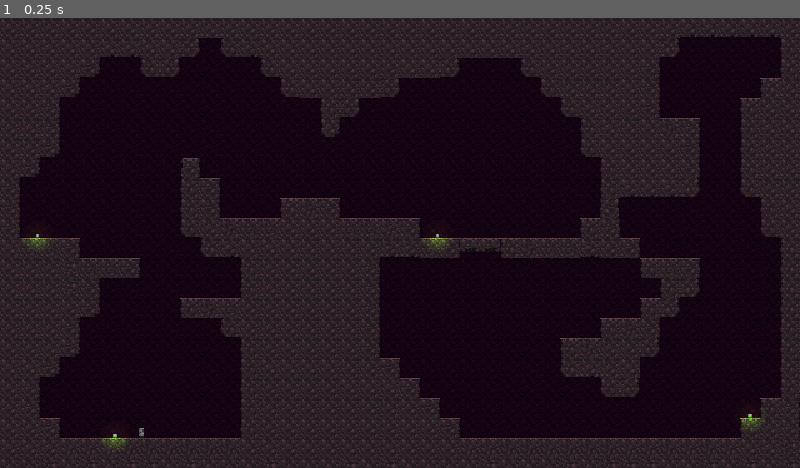
Above: before the commit, frame 1.
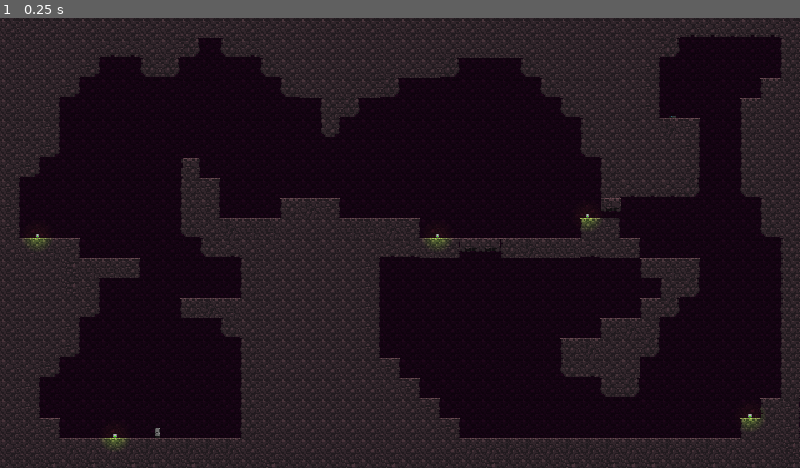
Above: after the commit, the same moment.

Repository: fatnic/rename-me
Game: Godot game, scene res://scenes/main.tscn
Same seed, same stepped clock (60 frames per second), same inputs: the game is played once before the commit and once after it. Sound files missing from this copy of the repository are replaced by a short silence.
Inputs:
- Up to frame 1 (0.25 s): no input

The runs differ from the first frame. In frame 1, 0.1% of the frame differs, in the area x 17-85%, y 21-94%.

Commit message:
added a radio beacon

Diff:
--- /dev/null
+++ b/entities/blackbox.gd
@@ -0,0 +1,14 @@
+extends Sprite
+
+export (bool) var collect = true
+
+func _ready():
+	$AnimationPlayer.play("light_flash")
+
+
+func on_collect(collector):
+	$radio.play()
+	$interactable.collect = false
+	$AnimationPlayer.stop()
+	remove_child($glow)
+	remove_child($red_light)
--- /dev/null
+++ b/entities/blackbox.tscn
@@ -0,0 +1,102 @@
+[gd_scene load_steps=8 format=2]
+
+[ext_resource path="res://assets/images/blackbox.png" type="Texture" id=1]
+[ext_resource path="res://entities/blackbox.gd" type="Script" id=2]
+[ext_resource path="res://assets/images/single_pixel.png" type="Texture" id=3]
+[ext_resource path="res://entities/nodes/interactable.tscn" type="PackedScene" id=4]
+[ext_resource path="res://assets/sounds/radio.ogg" type="AudioStream" id=5]
+[ext_resource path="res://assets/images/lighting.png" type="Texture" id=6]
+
+[sub_resource type="Animation" id=1]
+
+resource_name = "light_flash"
+length = 2.0
+loop = true
+step = 0.1
+tracks/0/type = "value"
+tracks/0/path = NodePath("red_light:modulate")
+tracks/0/interp = 1
+tracks/0/loop_wrap = true
+tracks/0/imported = false
+tracks/0/enabled = true
+tracks/0/keys = {
+"times": PoolRealArray( 0, 0.2, 1.8, 2 ),
+"transitions": PoolRealArray( 1, 1, 1, 1 ),
+"update": 0,
+"values": [ Color( 0.917969, 0.103989, 0.103989, 1 ), Color( 0.917969, 0.103989, 0.103989, 0 ), Color( 0.917969, 0.103989, 0.103989, 0 ), Color( 0.917969, 0.103989, 0.103989, 1 ) ]
+}
+tracks/1/type = "value"
+tracks/1/path = NodePath("glow:energy")
+tracks/1/interp = 1
+tracks/1/loop_wrap = true
+tracks/1/imported = false
+tracks/1/enabled = true
+tracks/1/keys = {
+"times": PoolRealArray( 0, 0.2, 1.8, 2 ),
+"transitions": PoolRealArray( 1, 1, 1, 1 ),
+"update": 0,
+"values": [ 1.5, 0.05, 0.05, 1.5 ]
+}
+
+[node name="blackbox" type="Sprite" index="0"]
+
+texture = ExtResource( 1 )
+script = ExtResource( 2 )
+collect = true
+
+[node name="red_light" type="Sprite" parent="." index="0"]
+
+modulate = Color( 0.917969, 0.103989, 0.103989, 1 )
+position = Vector2( -1, -0.5 )
+texture = ExtResource( 3 )
+_sections_unfolded = [ "Transform", "Visibility" ]
+
+[node name="interactable" parent="." index="1" instance=ExtResource( 4 )]
+
+visible = false
+
+[node name="radio" type="AudioStreamPlayer" parent="." index="2"]
+
+stream = ExtResource( 5 )
+volume_db = 0.0
+pitch_scale = 1.0
+autoplay = false
+mix_target = 0
+bus = "Master"
+
+[node name="glow" type="Light2D" parent="." index="3"]
+
+position = Vector2( -1, -1 )
+enabled = true
+editor_only = false
+texture = ExtResource( 6 )
+offset = Vector2( 0, 0 )
+texture_scale = 0.2
+color = Color( 0.894531, 0.171219, 0.171219, 1 )
+energy = 1.5
+mode = 0
+range_height = 0.0
+range_z_min = -1024
+range_z_max = 1024
+range_layer_min = 0
+range_layer_max = 0
+range_item_cull_mask = 11
+shadow_enabled = false
+shadow_color = Color( 0, 0, 0, 0 )
+shadow_buffer_size = 2048
+shadow_gradient_length = 0.0
+shadow_filter = 0
+shadow_filter_smooth = 0.0
+shadow_item_cull_mask = 1
+_sections_unfolded = [ "Range" ]
+
+[node name="AnimationPlayer" type="AnimationPlayer" parent="." index="4"]
+
+root_node = NodePath("..")
+autoplay = ""
+playback_process_mode = 1
+playback_default_blend_time = 0.0
+playback_speed = 1.5
+anims/light_flash = SubResource( 1 )
+blend_times = [  ]
+_sections_unfolded = [ "Playback Options" ]
--- a/entities/block_destructed.tscn
+++ b/entities/block_destructed.tscn
@@ -1,6 +1,6 @@
 [gd_scene load_steps=26 format=2]
 
-[ext_resource path="res://entities/block_destructed.gd" type="Script" id=1]
+[ext_resource path="res://scripts/block_destructed.gd" type="Script" id=1]
 [ext_resource path="res://assets/images/rock_tiles.png" type="Texture" id=2]
 
 [sub_resource type="RectangleShape2D" id=1]
--- a/entities/fuel_cell_small.tscn
+++ b/entities/fuel_cell_small.tscn
@@ -4,14 +4,14 @@
 [ext_resource path="res://assets/images/fuel_cell_small.png" type="Texture" id=2]
 [ext_resource path="res://assets/images/lighting.png" type="Texture" id=3]
 [ext_resource path="res://entities/nodes/interactable.tscn" type="PackedScene" id=4]
-[ext_resource path="res://assets/sounds/pour.ogg" type="AudioStream" id=5]
+[ext_resource path="res://assets/sounds/pump.ogg" type="AudioStream" id=5]
 
 [sub_resource type="RectangleShape2D" id=1]
 
 custom_solver_bias = 0.0
 extents = Vector2( 1.5, 1.5 )
 
-[node name="fuel_cell_small" type="RigidBody2D" groups=[
+[node name="fuel_cell_small" type="RigidBody2D" index="0" groups=[
 "fuel",
 "explosive",
 ]]
@@ -37,7 +37,6 @@
 angular_damp = -1.0
 script = ExtResource( 1 )
 _sections_unfolded = [ "Collision", "Visibility" ]
-interact_radius = 6
 collect = true
 grapple = true
 fuel_amount = 10
--- a/entities/nodes/interactable.tscn
+++ b/entities/nodes/interactable.tscn
@@ -21,6 +21,7 @@
 audio_bus_name = "Master"
 script = ExtResource( 1 )
 _sections_unfolded = [ "Collision", "Pickable" ]
+interact_radius = 10
 
 [node name="CollisionShape2D" type="CollisionShape2D" parent="." index="0"]
 
--- a/entities/nodes/rope_segment.tscn
+++ /dev/null
@@ -1,48 +0,0 @@
-[gd_scene load_steps=3 format=2]
-
-[ext_resource path="res://assets/images/rope_segment.png" type="Texture" id=1]
-
-[sub_resource type="CapsuleShape2D" id=1]
-
-custom_solver_bias = 0.0
-radius = 0.5
-height = 2.0
-
-[node name="rope_segment" type="RigidBody2D"]
-
-input_pickable = false
-collision_layer = 32
-collision_mask = 17
-mode = 0
-mass = 0.05
-friction = 1.0
-bounce = 0.0
-gravity_scale = 1.0
-custom_integrator = false
-continuous_cd = 0
-contacts_reported = 0
-contact_monitor = false
-sleeping = false
-can_sleep = true
-linear_velocity = Vector2( 0, 0 )
-linear_damp = -1.0
-angular_velocity = 0.0
-angular_damp = -1.0
-_sections_unfolded = [ "Collision" ]
-
-[node name="Sprite" type="Sprite" parent="." index="0"]
-
-texture = ExtResource( 1 )
-
-[node name="CollisionShape2D" type="CollisionShape2D" parent="." index="1"]
-
-shape = SubResource( 1 )
-
-[node name="rope_joint" type="PinJoint2D" parent="." index="2"]
-
-position = Vector2( 0, 1 )
-node_a = NodePath("..")
-node_b = NodePath("")
-bias = 0.9
-disable_collision = true
-softness = 0.1
--- a/scenes/level_001.tscn
+++ b/scenes/level_001.tscn
@@ -4,7 +4,7 @@
 [ext_resource path="res://entities/block_destructable.tscn" type="PackedScene" id=2]
 [ext_resource path="res://entities/fuel_cell_small.tscn" type="PackedScene" id=3]
 
-[node name="level_001" type="Node2D"]
+[node name="level_001" type="Node2D" index="0"]
 
 _sections_unfolded = [ "Visibility" ]
 
@@ -56,7 +56,7 @@
 collision_mask = 1
 occluder_light_mask = 1
 format = 1
-tile_data = PoolIntArray( 0, 7, 0, 1, 7, 0, 2, 7, 0, 3, 7, 0 …(2370 unchanged characters)… , 1, 0, 589839, 2, 0, 589840, 5, 0, 589854, 536870923, 0, 589862, 9, 0, 589863, 7, 0, 655360, 6, 0, 65 …(3926 unchanged characters)…
+tile_data = PoolIntArray( 0, 7, 0, 1, 7, 0, 2, 7, 0, 3, 7, 0 …(2370 unchanged characters)… , 1, 0, 589839, 2, 0, 589840, 5, 0, 589862, 9, 0, 589863, 7, 0, 655360, 6, 0, 65 …(3926 unchanged characters)…
 _sections_unfolded = [ "Cell", "Collision", "Occluder", "Transform", "Visibility", "Z Index" ]
 
 [node name="block_destructable" parent="." index="2" instance=ExtResource( 2 )]
@@ -67,22 +67,28 @@
 
 position = Vector2( 392, 184 )
 
-[node name="interactables" type="Node2D" parent="." index="4"]
+[node name="block_destructable3" parent="." index="4" instance=ExtResource( 2 )]
 
-editor/display_folded = true
+position = Vector2( 489, 152 )
+
+[node name="interactables" type="Node2D" parent="." index="5"]
 
 [node name="fuel_cell_small" parent="interactables" index="0" instance=ExtResource( 3 )]
 
 position = Vector2( 350, 174 )
 
-[node name="fuel_cell_small2" parent="interactables" index="1" instance=ExtResource( 3 )]
+[node name="fuel_cell_small5" parent="interactables" index="1" instance=ExtResource( 3 )]
+
+position = Vector2( 470, 158 )
+
+[node name="fuel_cell_small2" parent="interactables" index="2" instance=ExtResource( 3 )]
 
 position = Vector2( 30, 174 )
 
-[node name="fuel_cell_small3" parent="interactables" index="2" instance=ExtResource( 3 )]
+[node name="fuel_cell_small3" parent="interactables" index="3" instance=ExtResource( 3 )]
 
 position = Vector2( 92, 334 )
 
-[node name="fuel_cell_small4" parent="interactables" index="3" instance=ExtResource( 3 )]
+[node name="fuel_cell_small4" parent="interactables" index="4" instance=ExtResource( 3 )]
 
 position = Vector2( 600, 317 )
--- a/scenes/main.gd
+++ b/scenes/main.gd
@@ -5,7 +5,6 @@
 
 func _ready():
 	add_signals_from_group("explosive", self, "spawn_explosion")
-	$AudioStreamPlayer.play()
 
 
 func _process(delta):
--- a/scenes/main.tscn
+++ b/scenes/main.tscn
@@ -1,11 +1,12 @@
-[gd_scene load_steps=5 format=2]
+[gd_scene load_steps=6 format=2]
 
 [ext_resource path="res://scenes/main.gd" type="Script" id=1]
 [ext_resource path="res://scenes/level_001.tscn" type="PackedScene" id=2]
 [ext_resource path="res://entities/ship_one.tscn" type="PackedScene" id=3]
 [ext_resource path="res://assets/sounds/horror_bg.ogg" type="AudioStream" id=4]
+[ext_resource path="res://entities/blackbox.tscn" type="PackedScene" id=5]
 
-[node name="main" type="Node2D" index="0"]
+[node name="main" type="Node2D"]
 
 script = ExtResource( 1 )
 
@@ -15,13 +16,17 @@
 
 [node name="ship_one" parent="." index="1" instance=ExtResource( 3 )]
 
-position = Vector2( 113, 332 )
+position = Vector2( 126, 330 )
 
-[node name="AudioStreamPlayer" type="AudioStreamPlayer" parent="." index="2"]
+[node name="background_music" type="AudioStreamPlayer" parent="." index="2"]
 
 stream = ExtResource( 4 )
 volume_db = -6.0
 pitch_scale = 1.0
-autoplay = false
+autoplay = true
 mix_target = 0
 bus = "Master"
+
+[node name="blackbox" parent="." index="3" instance=ExtResource( 5 )]
+
+position = Vector2( 538, 79 )
--- a/scripts/fuel_cell_small.gd
+++ b/scripts/fuel_cell_small.gd
@@ -1,9 +1,8 @@
 extends RigidBody2D
 
 ## Interactable variables
-export (int) var interact_radius = 6
 export (bool) var collect = true
-export (bool) var grapple = false
+export (bool) var grapple = true
 var grappled_by = null
 
 export (int) var fuel_amount = 10
--- a/scripts/interactable.gd
+++ b/scripts/interactable.gd
@@ -3,6 +3,7 @@
 var parent = null
 
 var interacting = null
+export (int) var interact_radius = 10
 
 var collect = false
 var grapple = false
@@ -10,11 +11,9 @@
 
 func _ready():
 
+	$CollisionShape2D.shape.radius = interact_radius
+
 	parent = get_parent()
-
-	if parent.get("interact_radius"):
-		$CollisionShape2D.shape.radius = parent.interact_radius
-
 	_check_parent_var("collect")
 	_check_parent_var("grapple")
 
@@ -39,8 +38,8 @@
 
 
 func _on_interactable_body_entered(body):
+#	print("%s is interacting with %s" % [body.get_name(), parent.get_name()])
 	interacting = body
-#	print("%s is interacting with %s" % [body.get_name(), parent.get_name()])
 
 
 func _on_interactable_body_exited(body):
Binary file added: assets/images/blackbox.png
Not shown, added: assets/images/blackbox.png.import
Binary file added: assets/images/single_pixel.png
Not shown, added: assets/images/single_pixel.png.import
Not shown, added: assets/sounds/radio.ogg.import
Renamed: entities/block_destructed.gd -> scripts/block_destructed.gd
Not shown, added: assets/sounds/radio.ogg
